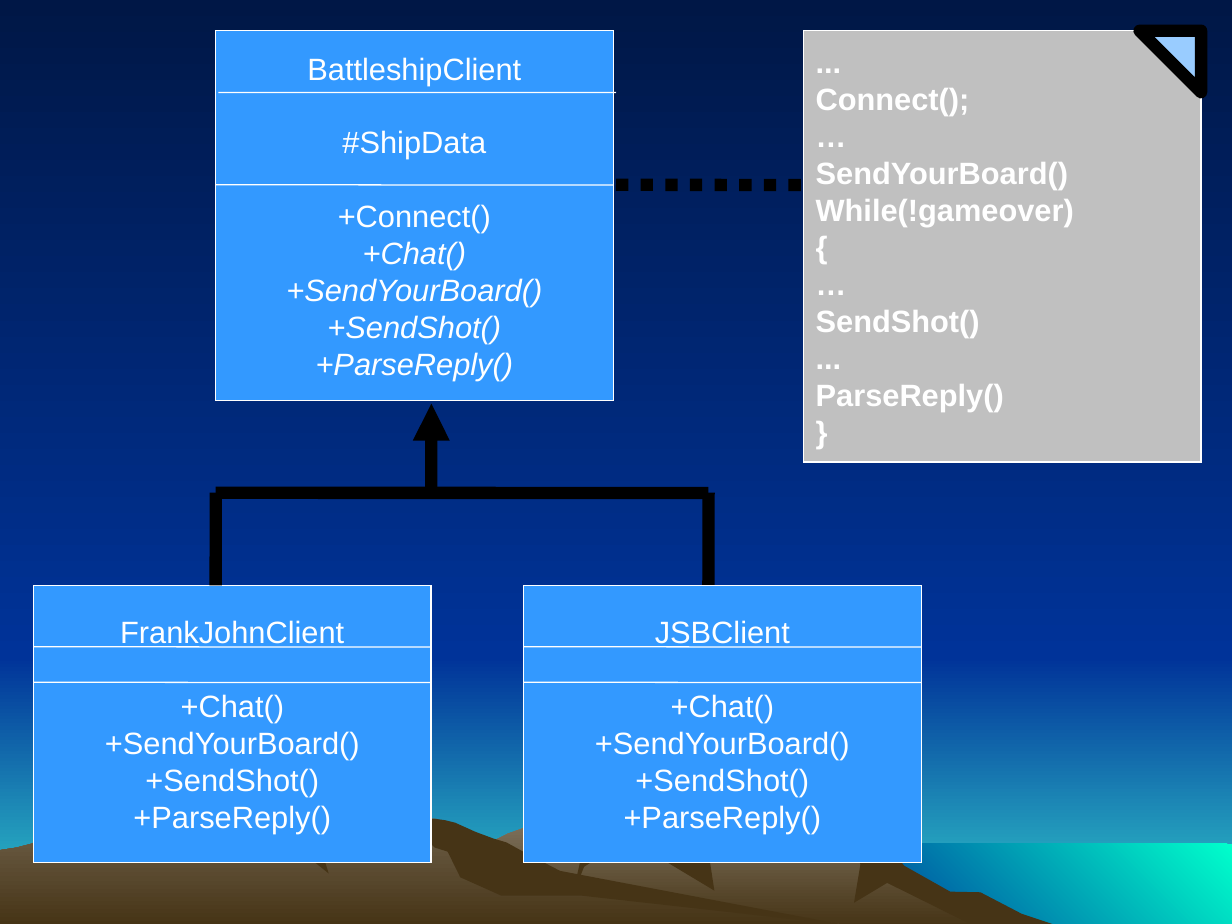
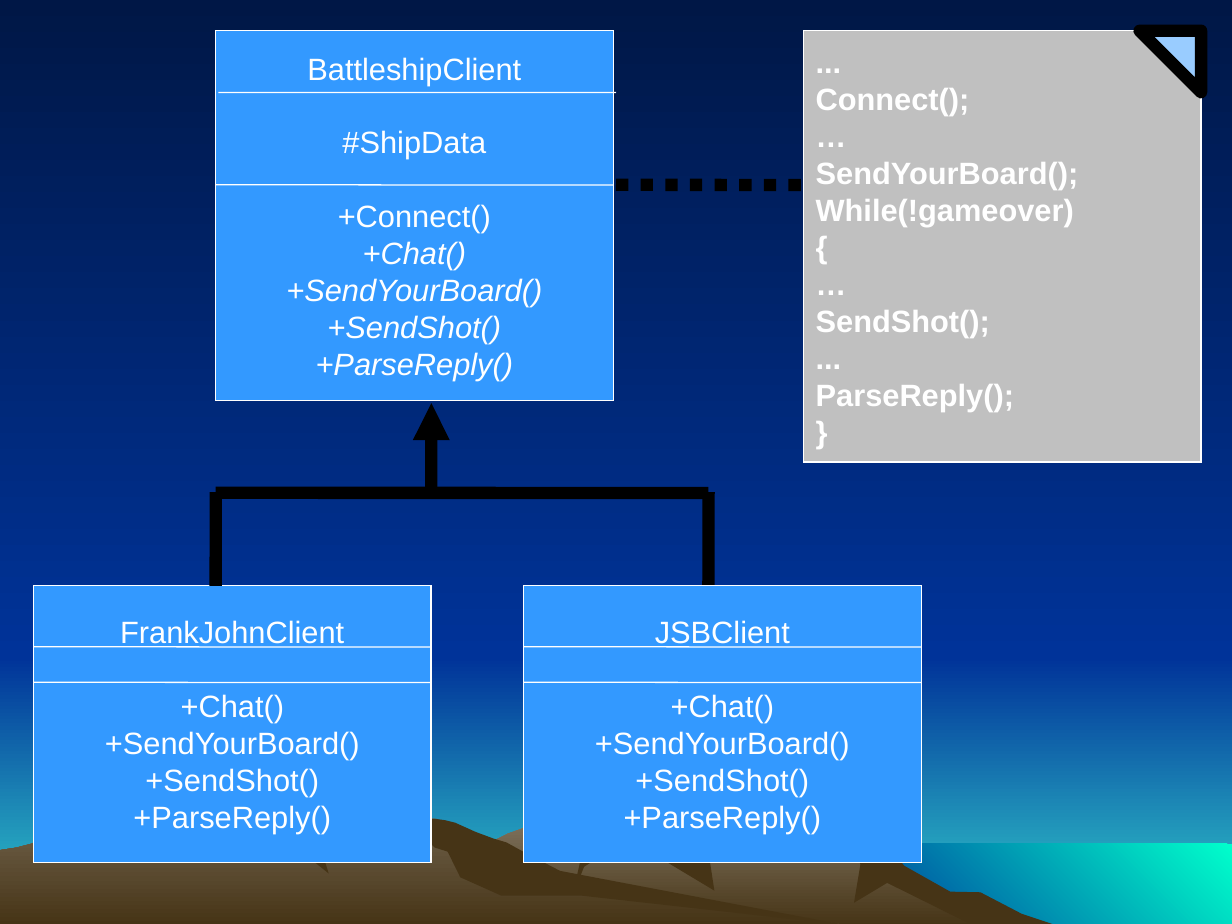
Before and after one commit to LuisEduardoER/baffleship, a slide deck: slide 4 of pattern.ppt. Drawn at 1232x924 pixels with LibreOffice and Linux fonts; fonts in the diff are those of the drawing. Boxes give left, top, right and bottom in pixels: in the first picture for what was removed or moved away, otherwise in the second. Text is boxed around its words. In the diff, an @@ line names an element or a change of style, - is before the commit and + after.

Commit message:
aaa

```diff
--- a/pattern.ppt
+++ b/pattern.ppt
@@ text in rectangle at <box>816,162,1079,190</box>: text changed @@
-SendYourBoard()
+SendYourBoard();
@@ text in rectangle at <box>816,310,990,338</box>: text changed @@
-SendShot()
+SendShot();
@@ text in rectangle at <box>816,384,1014,412</box>: text changed @@
-ParseReply()
+ParseReply();
```
Also in this commit, not shown: 4 other slides changed.
